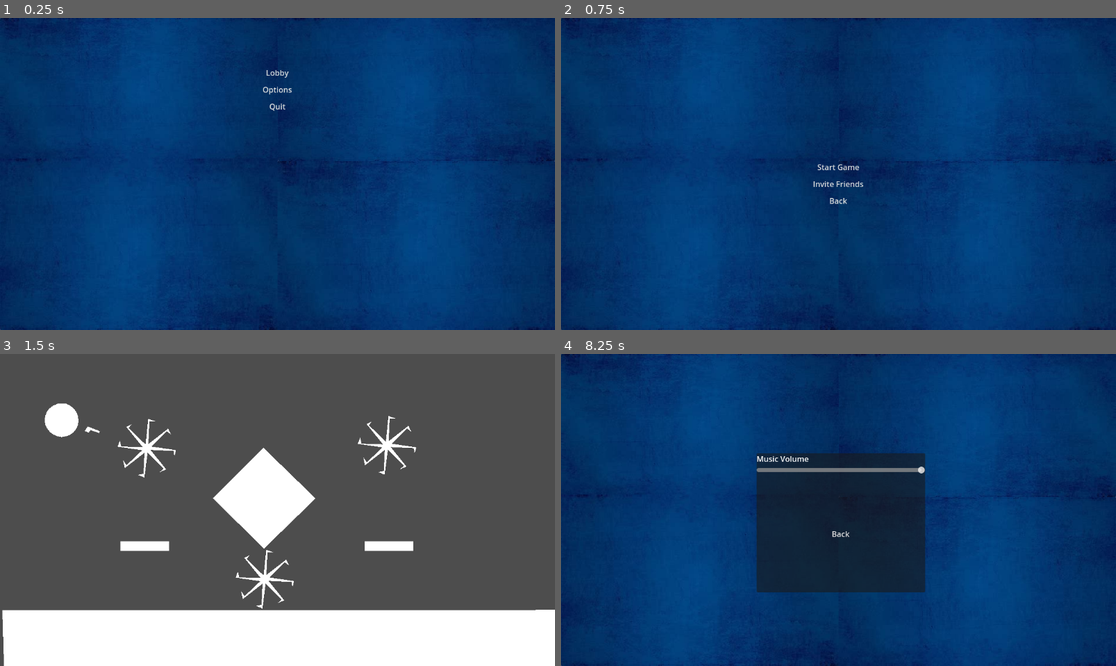
Above: before the commit, frames 1-4 (two rows, left to right).
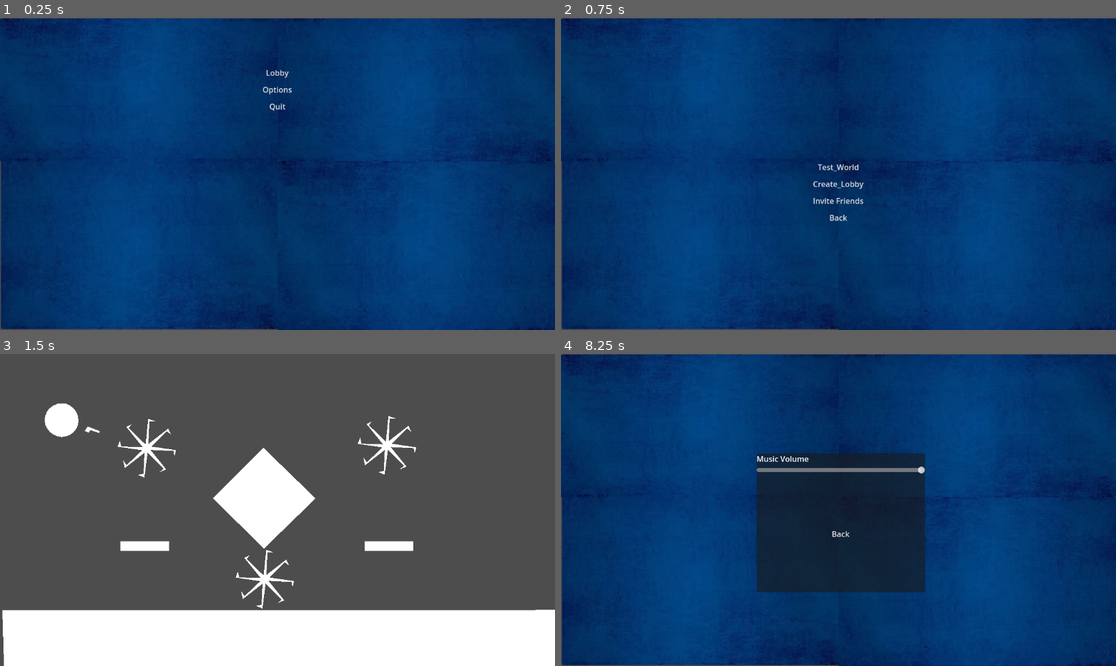
Above: after the commit, the same moments.

Repository: Zblaz/Rounds2
Game: Godot game, scene res://Scenes/main_menu.tscn
The game is run twice, just before and just after one commit, with the same random seed, the same clock (stepped at 60 frames per second) and the same inputs.
Inputs (mouse positions are in pixels of both pictures, inside the frame that each line leads up to):
- Up to frame 1 (0.25 s): no input
- Up to frame 2 (0.75 s): click "Lobby" at 0.5 s
- Up to frame 3 (1.5 s): click "Start Game" (after the commit: "Test_World") at 1.25 s
- Up to frame 4 (8.25 s): tap Enter (ui_accept) at 2, 2.27, 3.02, 4.52, 5.27, 6.02 s; move the mouse to (960, 494) at 2.02 s; hold Right (ui_right) 2.03-3.53 s; move the mouse to (727, 525) at 2.77 s; move the mouse to (894, 441) at 3.52 s; hold Left (ui_left) 3.53-4.28 s; move the mouse to (810, 572) at 4.27 s; hold Right (ui_right) 4.28-5.78 s; move the mouse to (1005, 556) at 5.02 s; tap Escape (pause) at 5.65 s; move the mouse to (672, 463) at 5.77 s; hold Left (ui_left) 5.78-6.5 s; click "Resume" at 6.5 s; click "Menu" at 7.25 s; click "Options" at 8 s

The runs differ from the first frame. In frame 1, 0.5% of the frame differs, in the area x 0-100%, y 0-100%; in frame 2, 0.9%; in frame 3, nothing differs; in frame 4, 0.5%.
Error in both runs: Invalid call. Nonexistent function 'pausemenu' in base 'Node2D (test_world.gd)'. (res://Scripts/pause_menu.gd:6)

Commit message:
New Scene + Music

Diff:
--- a/Scenes/background.tscn
+++ b/Scenes/background.tscn
@@ -7,25 +7,25 @@
 [node name="ParallaxLayer" type="ParallaxLayer" parent="."]
 
 [node name="BlueBg" type="Sprite2D" parent="ParallaxLayer"]
-position = Vector2(288.5, 148.5)
-scale = Vector2(1.2173, 1.00338)
+position = Vector2(288.725, 149)
+scale = Vector2(1.21635, 1)
 texture = ExtResource("1_pys5x")
 flip_v = true
 
 [node name="BlueBg2" type="Sprite2D" parent="ParallaxLayer"]
-position = Vector2(288.5, 470)
-scale = Vector2(1.2173, 1.2027)
+position = Vector2(289.5, 469)
+scale = Vector2(1.21308, 1.19595)
 texture = ExtResource("1_pys5x")
 flip_h = true
 
 [node name="BlueBg3" type="Sprite2D" parent="ParallaxLayer"]
-position = Vector2(864, 472.5)
-scale = Vector2(1.21519, 1.18581)
+position = Vector2(865, 472.5)
+scale = Vector2(1.21941, 1.18581)
 texture = ExtResource("1_pys5x")
 flip_v = true
 
 [node name="BlueBg4" type="Sprite2D" parent="ParallaxLayer"]
-position = Vector2(864.5, 148.5)
-scale = Vector2(1.21308, 1.00338)
+position = Vector2(864.275, 149)
+scale = Vector2(1.21213, 1)
 texture = ExtResource("1_pys5x")
 flip_h = true
--- a/Scenes/create_lobby.tscn
+++ b/Scenes/create_lobby.tscn
@@ -21,13 +21,19 @@
 [node name="VBoxContainer" type="VBoxContainer" parent="MarginContainer"]
 layout_mode = 2
 
-[node name="Start" type="Button" parent="MarginContainer/VBoxContainer"]
+[node name="Test_World" type="Button" parent="MarginContainer/VBoxContainer"]
 layout_mode = 2
-tooltip_text = "Start  the Game"
-text = "Start Game"
+tooltip_text = "Test_World"
+text = "Test_World"
 flat = true
 
-[node name="Invite Friends" type="Button" parent="MarginContainer/VBoxContainer"]
+[node name="Create_Lobby" type="Button" parent="MarginContainer/VBoxContainer"]
+layout_mode = 2
+tooltip_text = "Create_Lobby"
+text = "Create_Lobby"
+flat = true
+
+[node name="Invite_Friends" type="Button" parent="MarginContainer/VBoxContainer"]
 layout_mode = 2
 tooltip_text = "Invite Friends"
 text = "Invite Friends"
@@ -39,6 +45,7 @@
 text = "Back"
 flat = true
 
-[connection signal="pressed" from="MarginContainer/VBoxContainer/Start" to="." method="_on_start_pressed"]
-[connection signal="pressed" from="MarginContainer/VBoxContainer/Invite Friends" to="." method="_on_invite_friends_pressed"]
+[connection signal="pressed" from="MarginContainer/VBoxContainer/Test_World" to="." method="_on_start_pressed"]
+[connection signal="pressed" from="MarginContainer/VBoxContainer/Create_Lobby" to="." method="_on_start_pressed"]
+[connection signal="pressed" from="MarginContainer/VBoxContainer/Invite_Friends" to="." method="_on_invite_friends_pressed"]
 [connection signal="pressed" from="MarginContainer/VBoxContainer/Back" to="." method="_on_button_pressed"]
--- a/Scenes/join_lobby.tscn
+++ b/Scenes/join_lobby.tscn
@@ -3,7 +3,7 @@
 [ext_resource type="Script" path="res://Scripts/join_lobby.gd" id="1_bkqah"]
 [ext_resource type="PackedScene" uid="uid://c0mvqe3008l7b" path="res://Scenes/background.tscn" id="2_a63jw"]
 
-[node name="Control" type="Control"]
+[node name="Control2" type="Control"]
 layout_mode = 3
 anchors_preset = 15
 anchor_right = 1.0
--- /dev/null
+++ b/Scenes/lobby_creation.tscn
@@ -0,0 +1,3 @@
+[gd_scene format=3 uid="uid://bvl28vmseal4s"]
+
+[node name="Node2D" type="Node2D"]
--- a/Scenes/menu_music.tscn
+++ b/Scenes/menu_music.tscn
@@ -5,6 +5,7 @@
 
 [node name="Menu_Music" type="AudioStreamPlayer"]
 stream = ExtResource("1_4csqj")
+volume_db = -15.0
 autoplay = true
 bus = &"Music"
 script = ExtResource("1_b5w6p")
--- a/Scripts/create_lobby.gd
+++ b/Scripts/create_lobby.gd
@@ -5,8 +5,12 @@
 func _on_start_pressed() -> void:
 	get_tree().change_scene_to_file("res://Scenes/test_world.tscn")
 
-#func _on_invite_friends_pressed() -> void:   #This Currently Hasnt Been Added
-
+func _on_invite_friends_pressed() -> void:   #This Currently Hasnt Been Added
+	pass
 
 func _on_button_pressed() -> void:
 	get_tree().change_scene_to_file("res://Scenes/main_menu.tscn")
+
+
+func _on_create_lobby_pressed() -> void:
+	get_tree().change_scene_to_file("res://Scenes/create_lobby.tscn")
--- a/Scripts/test_world.gd
+++ b/Scripts/test_world.gd
@@ -1,6 +1,6 @@
 extends Node2D
 
-@onready var pause_menu = $Pause_Menu
+@onready var pause_menu = $Pause_Menu  #Pause Menu Func
 var pause = false
 
 func _process(delta) :
--- a/default_bus_layout.tres
+++ b/default_bus_layout.tres
@@ -1,10 +1,9 @@
-[gd_resource type="AudioBusLayout" format=3 uid="uid://dho4ivsl6lxi3"]
+[gd_resource type="AudioBusLayout" format=3 uid="uid://co1qx676xjpyu"]
 
 [resource]
-bus/0/volume_db = -80.0
 bus/1/name = &"Music"
 bus/1/solo = false
 bus/1/mute = false
 bus/1/bypass_fx = false
-bus/1/volume_db = 1.25825
+bus/1/volume_db = 0.0
 bus/1/send = &"Master"
Not shown: 1 places in Scenes/create_lobby.tscn that only renumber resources
Not shown: 1 places in Scenes/music_slider.tscn that only renumber resources
